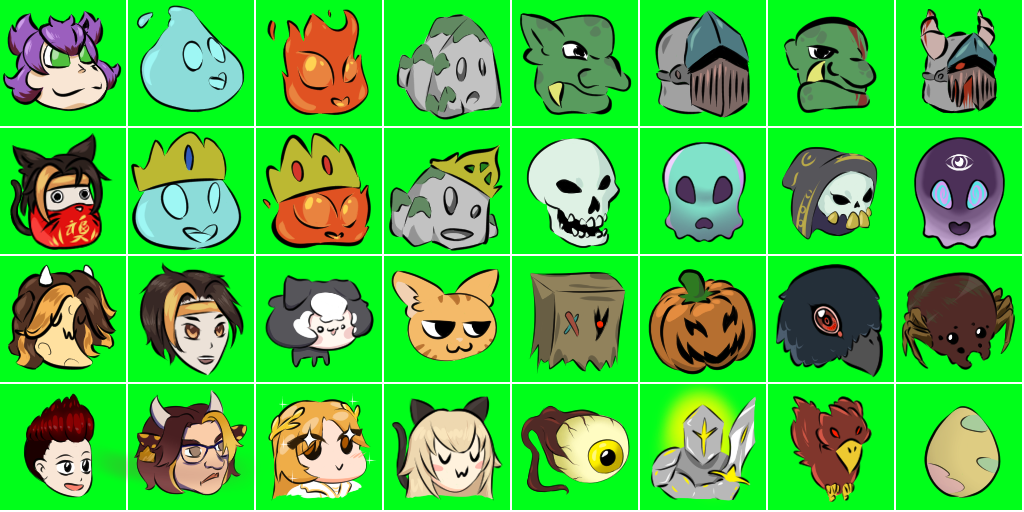
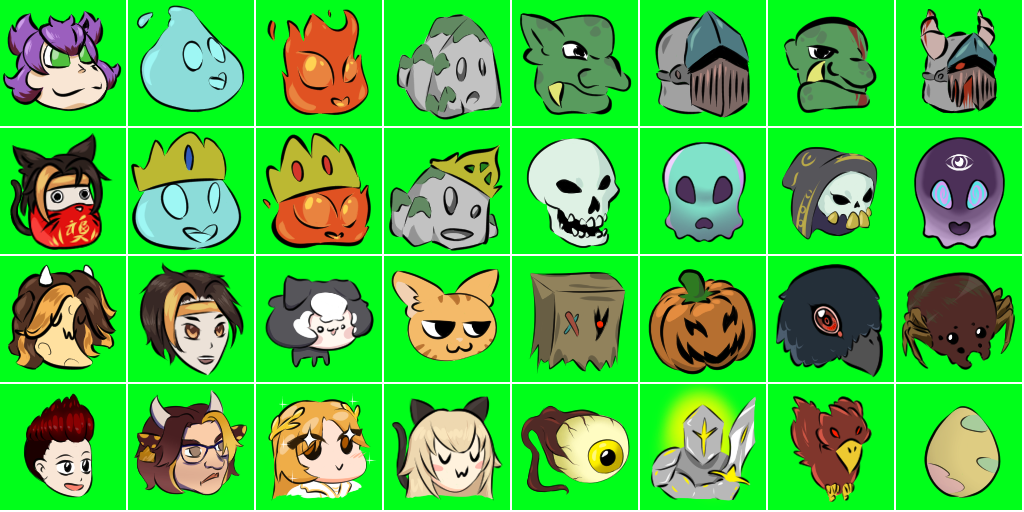
Layers edited between the first and the second 1024 × 512 image:
painted on "Calque de dessin 5 Fusionnés" over [91, 437, 261, 493]
